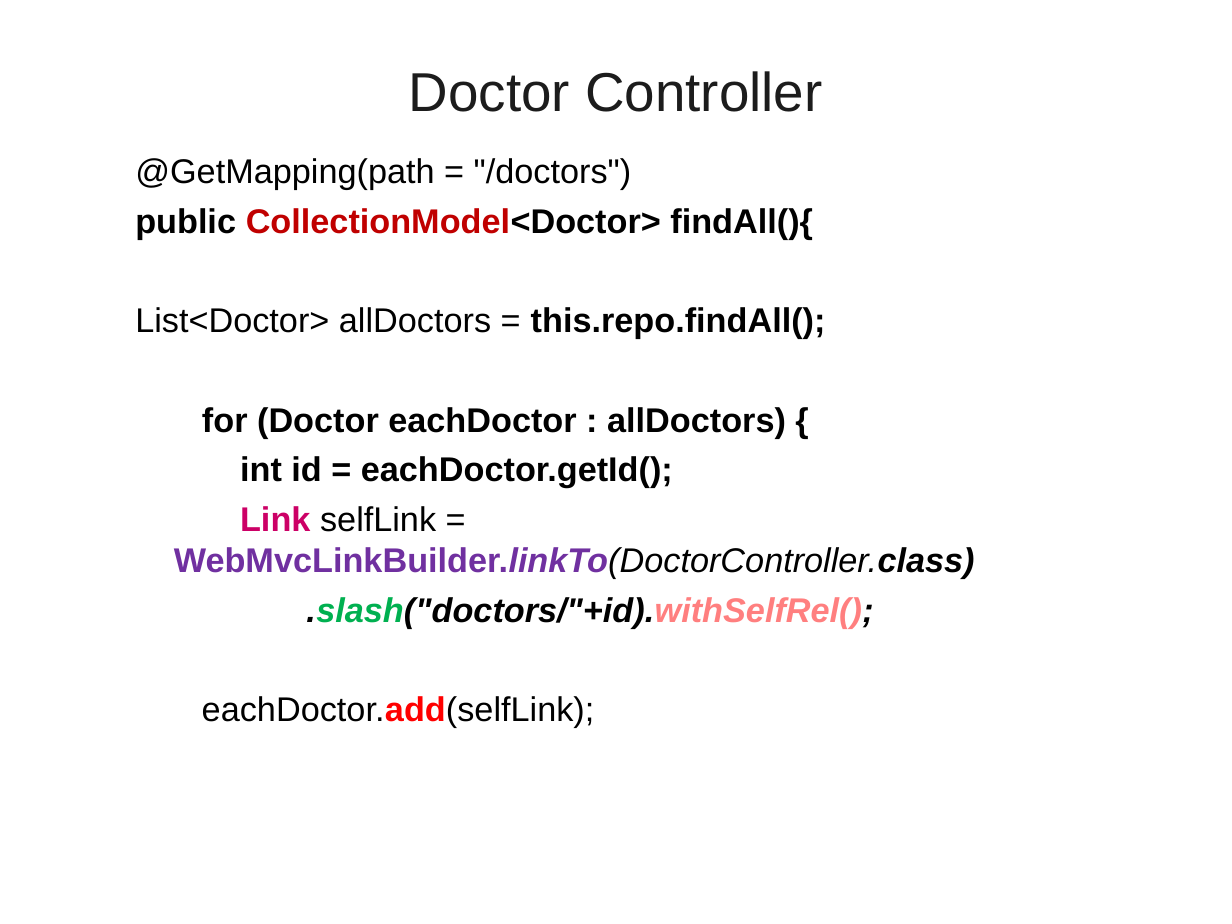
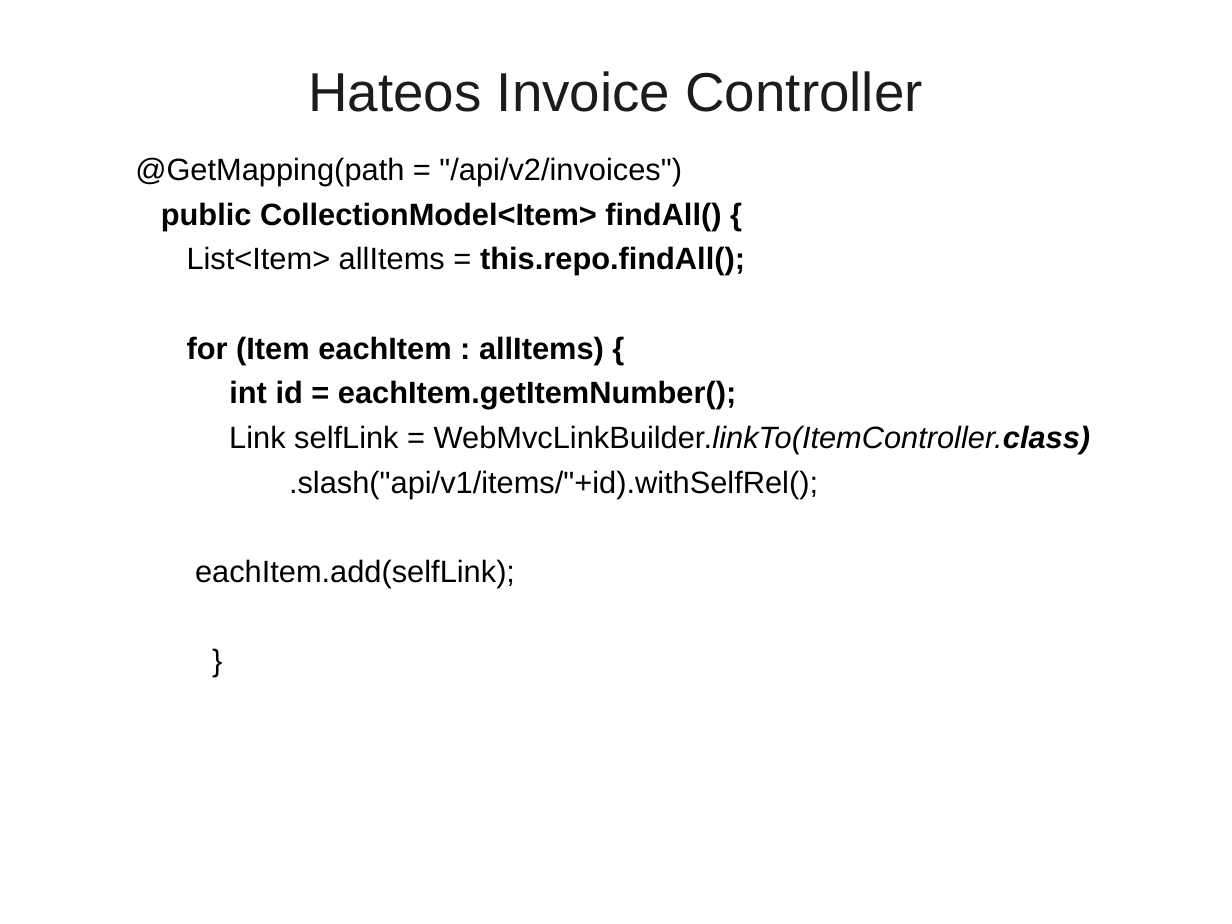
Before and after one commit to vatsank/spring_presentations, a slide deck: slide 236 of SpringBoot_Module1_Ver01.ppt (slide 249 before the commit). Drawn at 1232x924 pixels with LibreOffice and Linux fonts; fonts in the diff are those of the drawing; background and template pictures are left out. Boxes give left, top, right and bottom in pixels: in the first picture for what was removed or moved away, otherwise in the second. Text is boxed around its words. In the diff, an @@ line names an element or a change of style, - is before the commit and + after.

```diff
--- a/SpringBoot_Module1_Ver01.ppt
+++ b/SpringBoot_Module1_Ver01.ppt
@@ title at (308, 71, 922, 112): text changed @@
-Doctor Controller
+Hateos Invoice Controller
@@ text at (135, 157, 1091, 588): text changed; size 20 to 18 pt; bold off @@
-  @GetMapping(path = "/doctors")
-  public CollectionModel<Doctor> findAll(){
-  List<Doctor> allDoctors = this.repo.findAll();
-  for (Doctor eachDoctor : allDoctors) {
-  int id = eachDoctor.getId();
-  Link selfLink = WebMvcLinkBuilder.linkTo(DoctorController.class)
-  .slash("doctors/"+id).withSelfRel();
-  eachDoctor.add(selfLink);
+  @GetMapping(path = "/api/v2/invoices")
+  public CollectionModel<Item> findAll() {
+  List<Item> allItems = this.repo.findAll();
+  for (Item eachItem : allItems) {
+  int id = eachItem.getItemNumber();
+  Link selfLink = WebMvcLinkBuilder.linkTo(ItemController.class)
+  .slash("api/v1/items/"+id).withSelfRel();
+  eachItem.add(selfLink);
+  }
```
Also in this commit, not shown: 31 other slides changed, 13 slides added, 24 slides removed.
